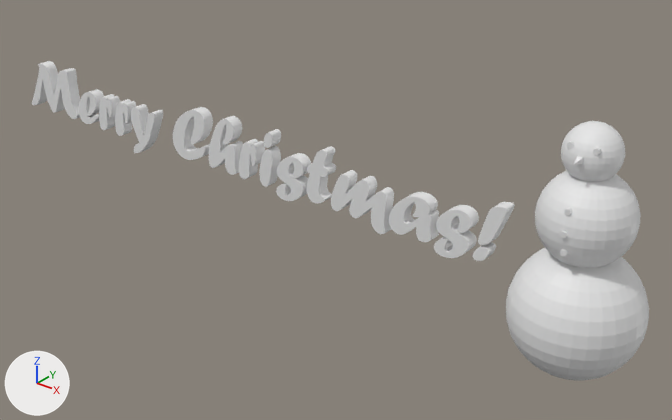
The OBJ model App/app/src/main/assets/models/merry-christmas.obj, before and after one commit.
Rendered twice from a camera (50 mm lens) standing at (5.94, -6.29, 3.61) and looking at (0.76, 0.19, -0.41). Lighting does not change. The marker at lower left points along +X, +Y and +Z. Where no turn or scale is listed for an object, it has been applied to the vertices.
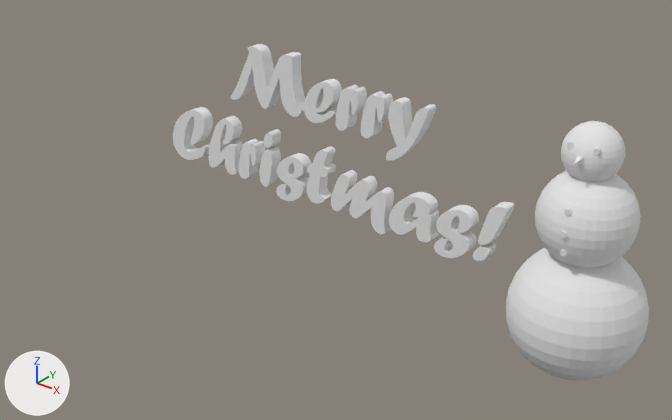
The newer file is also turned or shifted as a whole; pictures and numbers use the older file's frame.

What differs and where, as boxes [x1, y1, x2, y2] in the pictures (672 x 420 px; the box of a moved part takes in the faces that stretch with it):
'Cylinder.002', reshaped (23% narrower): before [32, 61, 649, 381]; after [173, 44, 649, 381]
part 1 of me_cylinder_002, moved or reshaped: before [131, 104, 163, 153]; after [386, 97, 436, 160]
part 2 of me_cylinder_002, moved or reshaped: before [115, 99, 136, 136]; after [361, 91, 393, 138]
part 3 of me_cylinder_002, moved or reshaped: before [99, 94, 120, 130]; after [336, 85, 367, 131]
part 4 of me_cylinder_002, moved or reshaped: before [79, 89, 104, 124]; after [304, 79, 342, 123]
part 5 of me_cylinder_002, moved or reshaped: before [32, 61, 80, 119]; after [231, 44, 305, 117]

The edits, one by one:
me_cylinder_002 has 14557 vertices, 21074 faces and spans x -3.9..3.99, y -0.62..0.51, z -0.96..1.2.
me_cylinder_002 is used by ob_cylinder_002; location (0.0, 0.0, 0.0).
me_cylinder_002 part 1: the loose piece of 748 vertices spanning x -1.99..-1.57, y -0.06..0.07, z -0.42..0.15 is moved by (3.51, 0.0, 0.83).
me_cylinder_002 part 2: the loose piece of 628 vertices spanning x -2.27..-2.02, y -0.06..0.07, z -0.27..0.15 is moved by (3.51, 0.0, 0.83).
me_cylinder_002 part 3: the loose piece of 628 vertices spanning x -2.56..-2.31, y -0.06..0.07, z -0.27..0.15 is moved by (3.51, 0.0, 0.83).
me_cylinder_002 part 4: the loose piece of 768 vertices spanning x -2.94..-2.59, y -0.06..0.07, z -0.27..0.15 is moved by (3.51, 0.0, 0.83).
me_cylinder_002 part 5: the loose piece of 1522 vertices spanning x -3.9..-2.97, y -0.06..0.07, z -0.27..0.32 is moved by (3.51, 0.0, 0.83).
